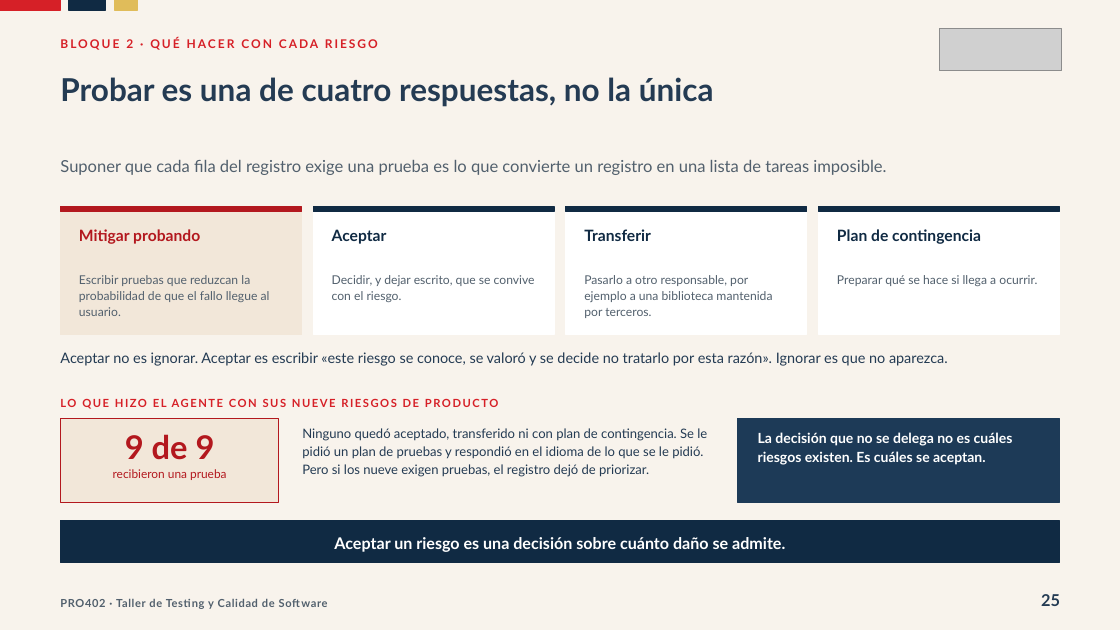
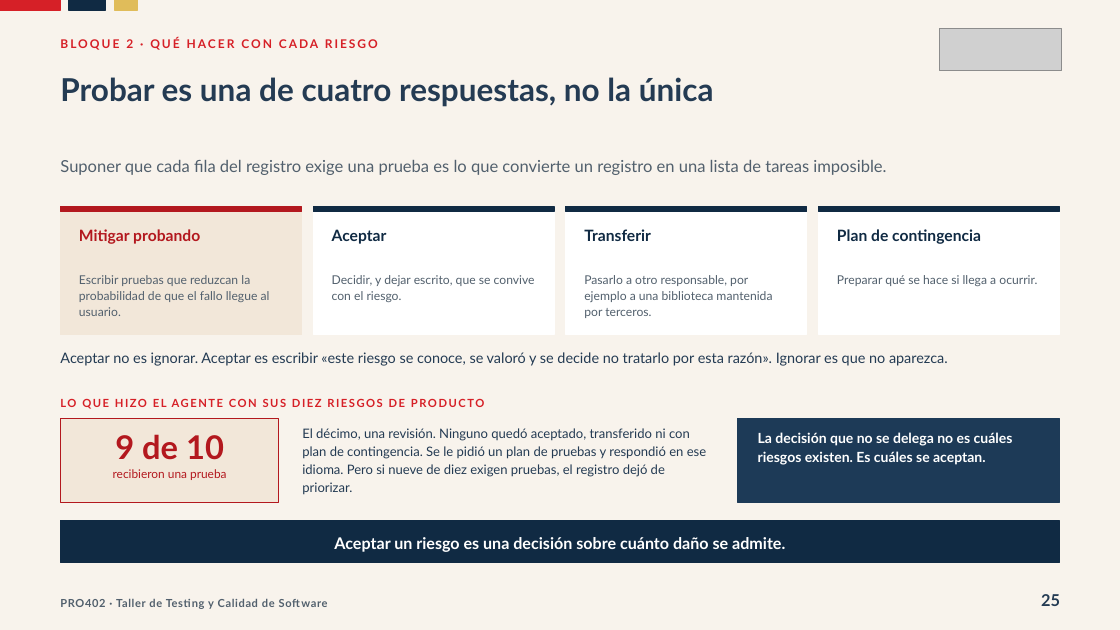
Before and after one commit to Dieg0Code/pro402-taller-de-testing-2026, a slide deck: slide 25 of clases/semana-05/02/ppt/Clase-14-Que-Se-Decidio-Probar.pptx. Drawn at 1120x630 pixels with LibreOffice and Linux fonts; fonts in the diff are those of the drawing; grey boxes stand for pictures. Boxes give left, top, right and bottom in pixels: in the first picture for what was removed or moved away, otherwise in the second. Text is boxed around its words. In the diff, an @@ line names an element or a change of style, - is before the commit and + after.

```diff
--- a/clases/semana-05/02/ppt/Clase-14-Que-Se-Decidio-Probar.pptx
+++ b/clases/semana-05/02/ppt/Clase-14-Que-Se-Decidio-Probar.pptx
@@ text at (60,399,484,409): text changed @@
-LO QUE HIZO EL AGENTE CON SUS NUEVE RIESGOS DE PRODUCTO
+LO QUE HIZO EL AGENTE CON SUS DIEZ RIESGOS DE PRODUCTO
@@ text at (115,434,224,460): text changed @@
-9 de 9
+9 de 10
@@ text at (302,428,706,495): text changed @@
-Ninguno quedó aceptado, transferido ni con plan de contingencia. Se le pidió un plan de pruebas y respondió en el idioma de lo que se le pidió. Pero si los nueve exigen pruebas, el registro dejó de priorizar.
+El décimo, una revisión. Ninguno quedó aceptado, transferido ni con plan de contingencia. Se le pidió un plan de pruebas y respondió en ese idioma. Pero si nueve de diez exigen pruebas, el registro dejó de priorizar.
```
Also in this commit, not shown: 23 other slides changed, 2 other files.
